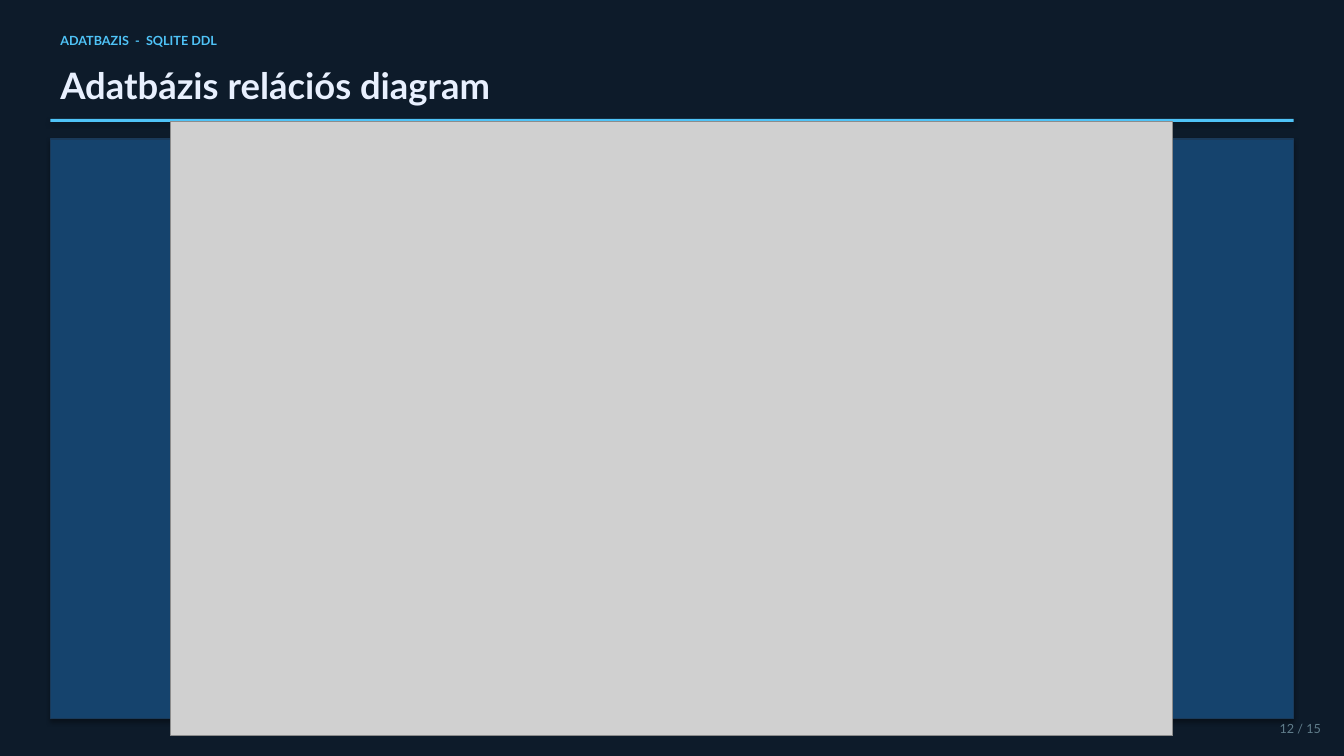
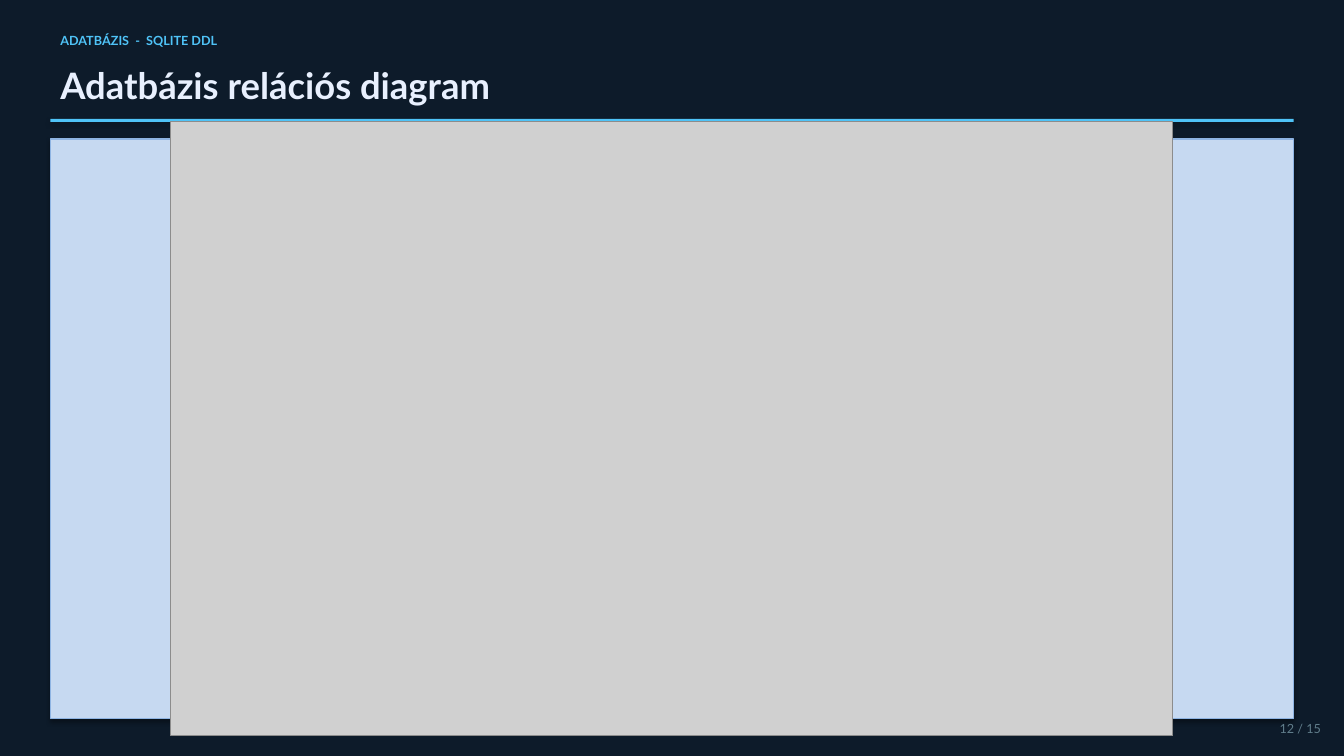
Before and after one commit to GyulaBarnabas/Projektmunka-Hibabejelento, a slide deck: slide 6 of eloadas/Hibabejelento_Prezentacio.pptx (slide 14 before the commit). Drawn at 1344x756 pixels with LibreOffice and Linux fonts; fonts in the diff are those of the drawing; grey boxes stand for pictures. Boxes give left, top, right and bottom in pixels: in the first picture for what was removed or moved away, otherwise in the second. Text is boxed around its words. In the diff, an @@ line names an element or a change of style, - is before the commit and + after.

```diff
--- a/eloadas/Hibabejelento_Prezentacio.pptx
+++ b/eloadas/Hibabejelento_Prezentacio.pptx
@@ text at <box>60,34,217,47</box>: text changed @@
-ADATBAZIS - SQLITE DDL
+ADATBÁZIS - SQLITE DDL
@@ rectangle at <box>50,139,1294,719</box>: fill #15436D to #C6D9F1; outline #1A3A5A 1 pt to #8EB4E3 1 pt @@
```
Also in this commit, not shown: 11 other slides changed, 10 other files.
